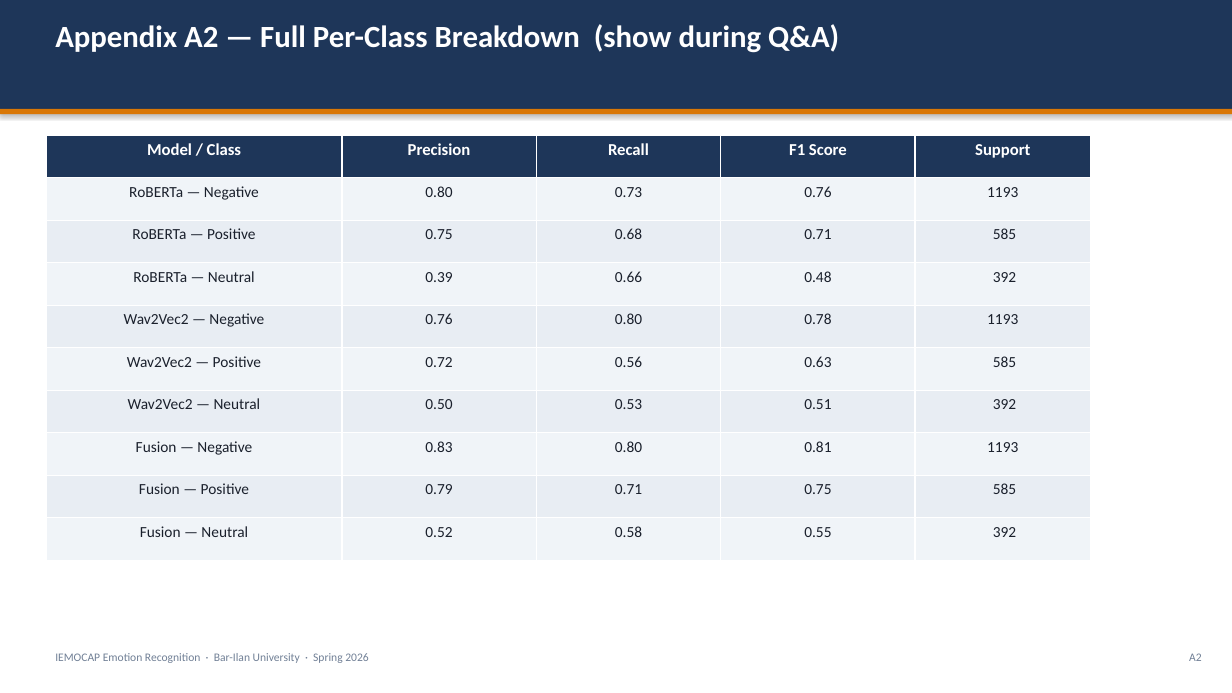
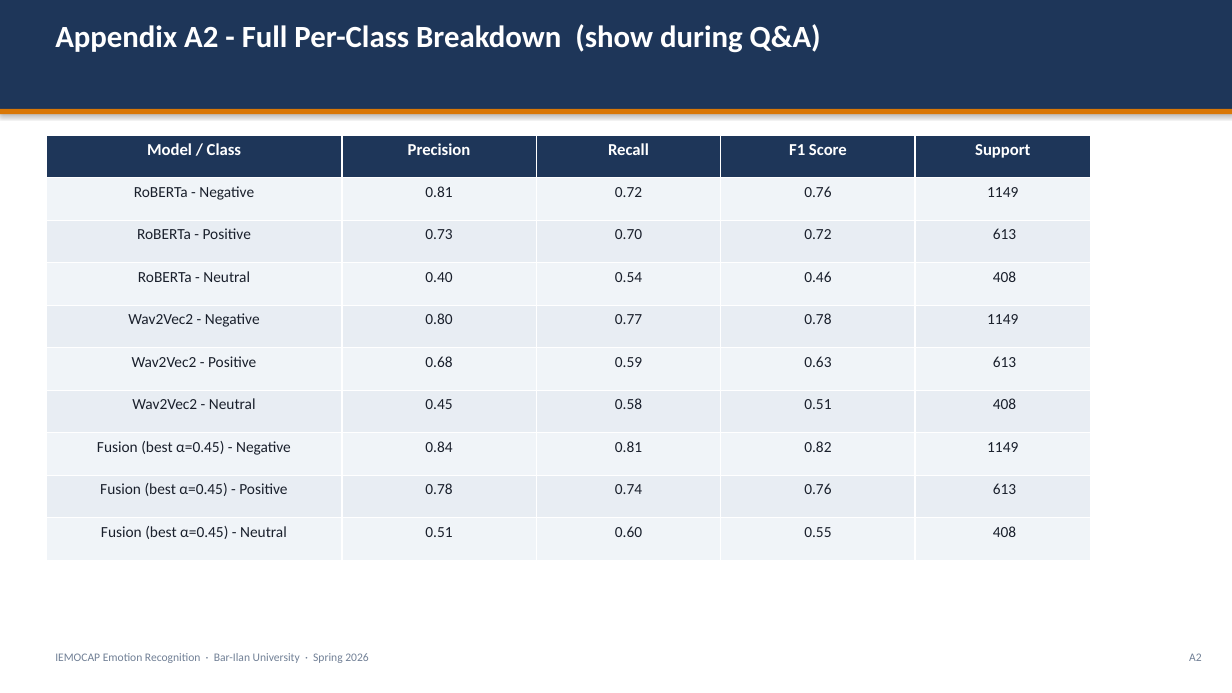
Before and after one commit to almahova/iemocap-proj, a slide deck: slide 16 of docs/Final_Presentation.pptx. Drawn at 1232x693 pixels with LibreOffice and Linux fonts; fonts in the diff are those of the drawing. Boxes give left, top, right and bottom in pixels: in the first picture for what was removed or moved away, otherwise in the second. Text is boxed around its words. In the diff, an @@ line names an element or a change of style, - is before the commit and + after.

```diff
--- a/docs/Final_Presentation.pptx
+++ b/docs/Final_Presentation.pptx
@@ text at [55, 24, 821, 53]: text changed @@
-Appendix A2 — Full Per-Class Breakdown (show during Q&A)
+Appendix A2 - Full Per-Class Breakdown (show during Q&A)
@@ table at [46, 136, 1091, 561] @@
-row 2: RoBERTa — Negative | 0.80 | 0.73 | 0.76 | 1193
+row 2: RoBERTa - Negative | 0.81 | 0.72 | 0.76 | 1149
-row 3: RoBERTa — Positive | 0.75 | 0.68 | 0.71 | 585
+row 3: RoBERTa - Positive | 0.73 | 0.70 | 0.72 | 613
-row 4: RoBERTa — Neutral | 0.39 | 0.66 | 0.48 | 392
+row 4: RoBERTa - Neutral | 0.40 | 0.54 | 0.46 | 408
-row 5: Wav2Vec2 — Negative | 0.76 | 0.80 | 0.78 | 1193
+row 5: Wav2Vec2 - Negative | 0.80 | 0.77 | 0.78 | 1149
-row 6: Wav2Vec2 — Positive | 0.72 | 0.56 | 0.63 | 585
+row 6: Wav2Vec2 - Positive | 0.68 | 0.59 | 0.63 | 613
-row 7: Wav2Vec2 — Neutral | 0.50 | 0.53 | 0.51 | 392
+row 7: Wav2Vec2 - Neutral | 0.45 | 0.58 | 0.51 | 408
-row 8: Fusion — Negative | 0.83 | 0.80 | 0.81 | 1193
+row 8: Fusion (best α=0.45) - Negative | 0.84 | 0.81 | 0.82 | 1149
-row 9: Fusion — Positive | 0.79 | 0.71 | 0.75 | 585
+row 9: Fusion (best α=0.45) - Positive | 0.78 | 0.74 | 0.76 | 613
-row 10: Fusion — Neutral | 0.52 | 0.58 | 0.55 | 392
+row 10: Fusion (best α=0.45) - Neutral | 0.51 | 0.60 | 0.55 | 408
```
Also in this commit, not shown: 14 other slides changed, 3 other files.
